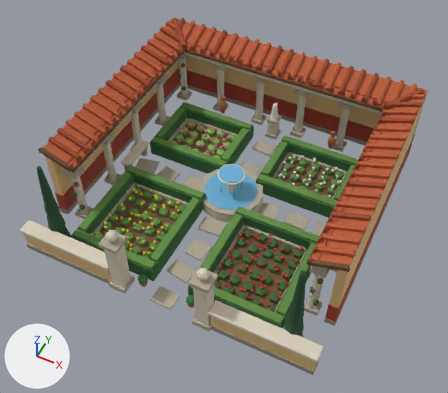
The FBX model Assets/Content/Models/Saeulengarten.fbx: old version first, new version second.
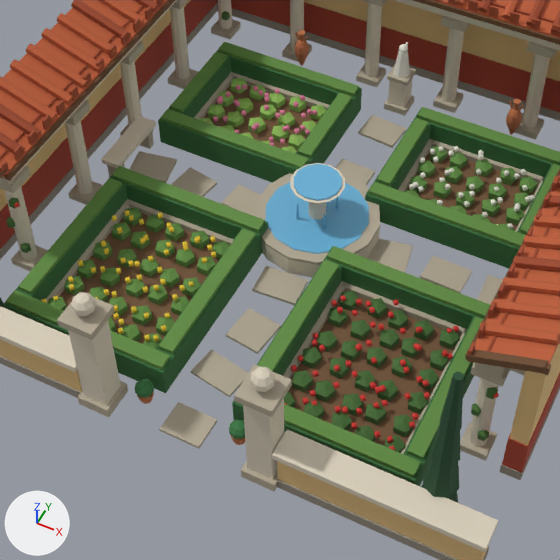
Each version is shown whole from a 50 mm lens placed at (2.22, -4.64, 5.78), pointed at (0.06, -0.31, 0.37), then close up on the part from 15% to 79% of the width and 21% to 93% of the height. Arrows for +X, +Y and +Z are at lower left; the lights stay in place. The first two pictures are the older version. Where no turn or scale is listed for an object, it has been applied to the vertices. Vertices at exactly the same position are counted once.

Names of what the first close-up shows: 'Saeulengarten_0'.
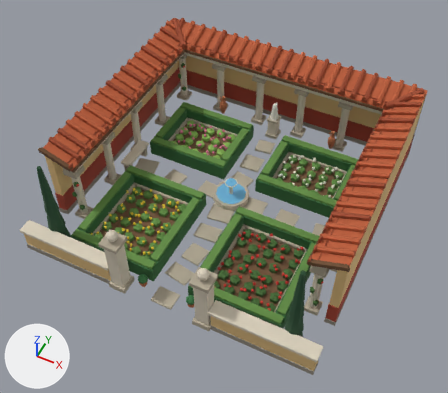
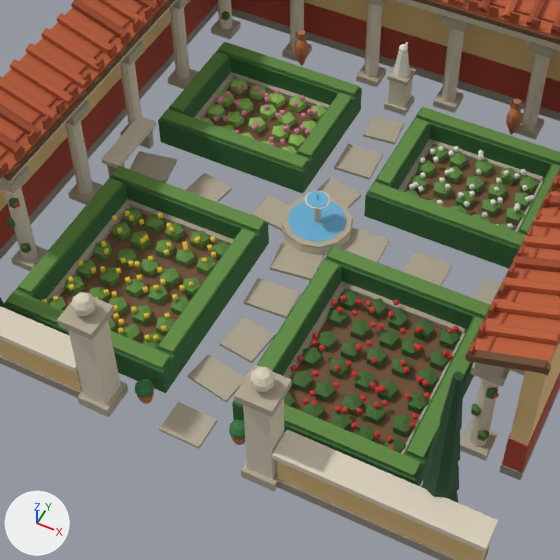
Changed parts and their boxes (x1, y1, x2, y2) in the close-ups (560 x 560 px; the box of a moved part takes in the faces that stretch with it):
part 1 of me_saeulengarten_0, added (blue): after (288, 201, 346, 242)
part 2 of me_saeulengarten_0, added (mostly hidden): after (314, 208, 321, 222)
part 3 of me_saeulengarten_0, added: after (305, 190, 330, 209)
part 4 of me_saeulengarten_0, added: after (307, 191, 328, 207)
part 5 of me_saeulengarten_0, moved or reshaped: before (191, 350, 248, 397); after (187, 354, 246, 402)
part 6 of me_saeulengarten_0, moved or reshaped: before (226, 308, 281, 354); after (220, 317, 275, 363)
part 7 of me_saeulengarten_0, moved or reshaped: before (252, 266, 308, 306); after (244, 278, 300, 318)
part 8 of me_saeulengarten_0, moved or reshaped: before (358, 115, 406, 148); after (270, 239, 324, 281)
part 9 of me_saeulengarten_0, moved or reshaped: before (367, 239, 413, 272); after (317, 177, 361, 209)
part 10 of me_saeulengarten_0, moved or reshaped: before (477, 275, 503, 305); after (334, 144, 383, 180)
part 11 of me_saeulengarten_0, moved or reshaped: before (336, 159, 375, 185); after (363, 115, 404, 145)
part 12 of me_saeulengarten_0, moved or reshaped: before (171, 167, 217, 197); after (186, 173, 232, 202)
part 13 of me_saeulengarten_0, moved or reshaped: before (222, 184, 261, 216); after (252, 196, 289, 231)
part 14 of me_saeulengarten_0, moved or reshaped: before (420, 256, 472, 293); after (340, 228, 389, 262)
part 15 of me_saeulengarten_0, added (beige): after (403, 251, 452, 286)
part 16 of me_saeulengarten_0, added: after (282, 196, 353, 255)
part 17 of me_saeulengarten_0, deleted: before (266, 163, 369, 254)
part 18 of me_saeulengarten_0, deleted: before (255, 172, 380, 278)

What changed in the scene script:
```text
Change me_saeulengarten_0:
    used by ob_saeulengarten_0; location = (0.0, 0.0, 0.0)
    remove me_saeulengarten_0.from_pydata(...)  # 6746 vertices, 6627 faces; spans x -1.77..1.77, y -1.78..1.77, z 0.0..1.26
    add me_saeulengarten_0.from_pydata(...)  # 6702 vertices, 6602 faces; spans x -1.77..1.77, y -1.78..1.77, z 0.0..1.26
    me_saeulengarten_0 part 1: a new loose piece, a 12-sided cylinder along z spanning x -0.185..0.185, y -0.185..0.185, z 0.082..0.094, in mat_wasser (blue #6bb3d9)
    me_saeulengarten_0 part 2: a new loose piece, an 8-sided cylinder along z spanning x -0.022..0.022, y -0.022..0.022, z 0.08..0.25, in mat_kalkstein (pale yellow #dbd1bd)
    me_saeulengarten_0 part 3: a new loose piece, a 10-sided cut cone along z (radius 0.03 at the low end, 0.08 at the high end) spanning x -0.076..0.076, y -0.08..0.08, z 0.24..0.28, in mat_kalkstein (pale yellow #dbd1bd)
    me_saeulengarten_0 part 4: a new loose piece, a 10-sided cylinder along z spanning x -0.0647..0.0647, y -0.068..0.068, z 0.278..0.286, in mat_wasser (blue #6bb3d9)
    me_saeulengarten_0 part 5: the loose piece of 8 vertices spanning x -0.16..0.15, y -1.36..-1.13, z 0.0..0.02 is moved by (0.0, -0.04, 0.0)
    me_saeulengarten_0 part 6: the loose piece of 8 vertices spanning x -0.11..0.15, y -1.03..-0.76, z 0.0..0.02 is moved by (0.0, -0.07, 0.0)
    me_saeulengarten_0 part 7: the loose piece of 8 vertices spanning x -0.14..0.15, y -0.63..-0.41, z 0.0..0.02 is moved by (0.0, -0.11, 0.0)
    me_saeulengarten_0 part 8: the loose piece of 8 vertices spanning x -0.13..0.15, y 0.89..1.11, z 0.0..0.02 is scaled about its middle by (-1.06, 1.23, 1), then moved by (0.0, -1.29, 0.0)
    me_saeulengarten_0 part 9: the loose piece of 8 vertices spanning x 0.36..0.65, y -0.15..0.13, z 0.0..0.02 is scaled about its middle by (-0.996, 0.869, 1), then moved by (-0.52, 0.32, 0.0)
    me_saeulengarten_0 part 10: the loose piece of 8 vertices spanning x 1.11..1.34, y -0.12..0.13, z 0.0..0.02 is scaled about its middle by (1.14, 1, 1), then moved by (-1.24, 0.66, 0.0)
    me_saeulengarten_0 part 11: the loose piece of 8 vertices spanning x -0.13..0.12, y 0.41..0.63, z 0.0..0.02 is turned 7.6 degrees about the z axis through its middle and scaled by 0.938, then moved by (0.01, 0.5, 0.0)
    me_saeulengarten_0 part 12: the loose piece of 8 vertices spanning x -1.03..-0.76, y -0.14..0.11, z 0.0..0.02 is moved by (0.11, 0.0, 0.0)
    me_saeulengarten_0 part 13: the loose piece of 8 vertices spanning x -0.65..-0.39, y -0.11..0.11, z 0.0..0.02 is moved by (0.22, 0.0, 0.0)
    me_saeulengarten_0 part 14: the loose piece of 8 vertices spanning x 0.74..1.01, y -0.08..0.11, z 0.0..0.02 is scaled about its middle by (1.06, 1.28, 1), then moved by (-0.56, -0.03, 0.0)
    me_saeulengarten_0 part 15: the loose piece of 8 vertices spanning x 0.74..1.01, y -0.08..0.11, z 0.0..0.02 is copied, and the copy is scaled about its middle by (0.941, 1.14, 1), then moved by (-0.12, -0.03, 0.0); it spans x 0.63..0.88, y -0.12..0.1, z 0.0..0.02
    me_saeulengarten_0 part 16: a new loose piece of 36 vertices spanning x -0.22..0.22, y -0.23..0.23, z 0.0..0.09
    me_saeulengarten_0 part 17: 8 loose pieces with 144 vertices, spanning x -0.32..0.32, y -0.33..0.33, z 0.13..0.44, are deleted
    me_saeulengarten_0 part 18: 42 vertices removed from x -0.39..0.39, y -0.4..0.4, z 0.0..0.15
    other edits to the shape of me_saeulengarten_0 do not show in these pictures
```
